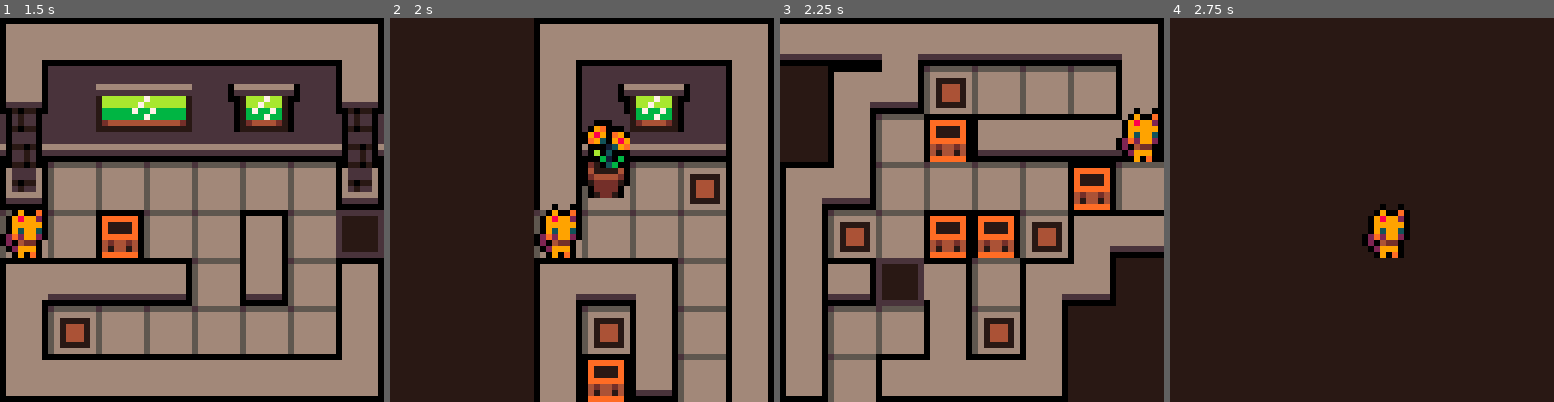
Above: before the commit, frames 1-4 (left to right).
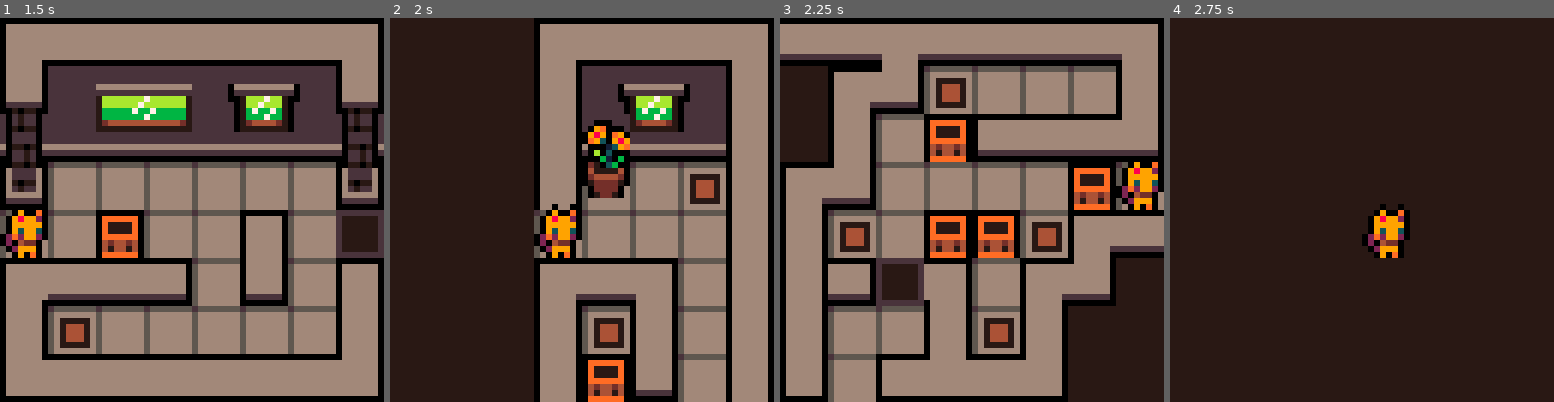
Above: after the commit, the same moments.

Repository: konata-chan404/Kitty-Kondo
Game: PICO-8 cartridge game.p8
Same seed, same stepped clock (60 frames per second), same inputs: the game is played once before the commit and once after it.
Inputs:
- Up to frame 1 (1.5 s): tap X (X key) at 0.33, 1.07 s; tap O (Z key) at 0.7 s
- Up to frame 2 (2 s): hold Right from 1.6 s (still down); tap O (Z key) at 1.7 s; tap X (X key) at 1.85 s
- Up to frame 3 (2.25 s): release Right at 2.1 s; tap O (Z key) at 2.1 s; hold Up from 2.15 s (still down)
- Up to frame 4 (2.75 s): release Up at 2.42 s; hold Right from 2.47 s (still down); tap O (Z key) at 2.5 s

Frames 1-2 are identical in both runs. In frame 3, 2.4% of the frame differs, in the area x 87-100%, y 23-50%; in frame 4, nothing differs.

Commit message:
oops spawn into level

Diff:
--- a/game.p8
+++ b/game.p8
@@ -571,7 +571,7 @@
 			cely_start = 8,
 			celx_end = 7,
 			cely_end = 15,
-			player_spawn = {xpos=7, ypos=10},
+			player_spawn = {xpos=7, ypos=11},
 			end_point = {xpos=22, ypos = 4},
 			ground_tile = 62
 		},
